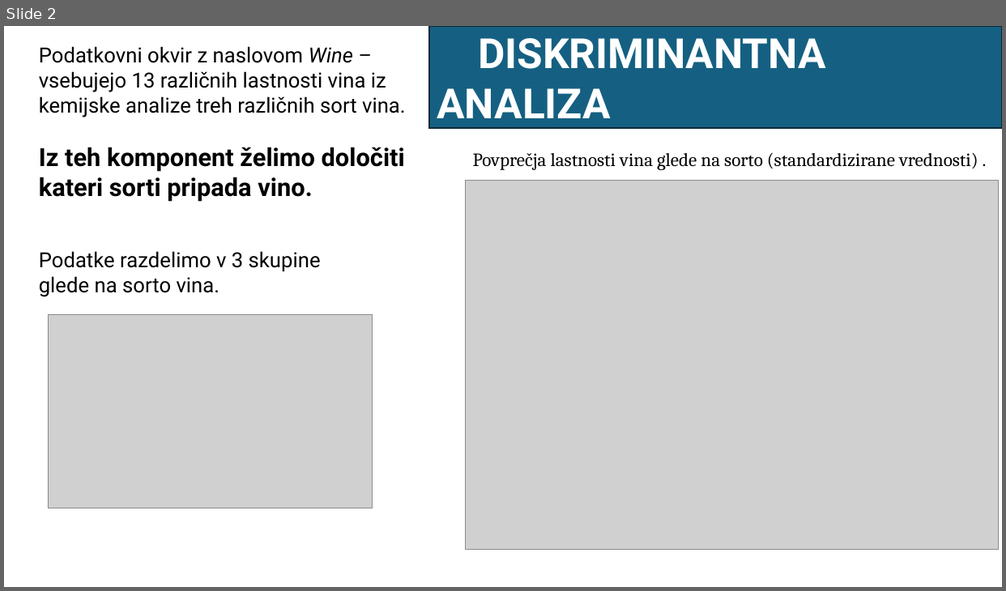
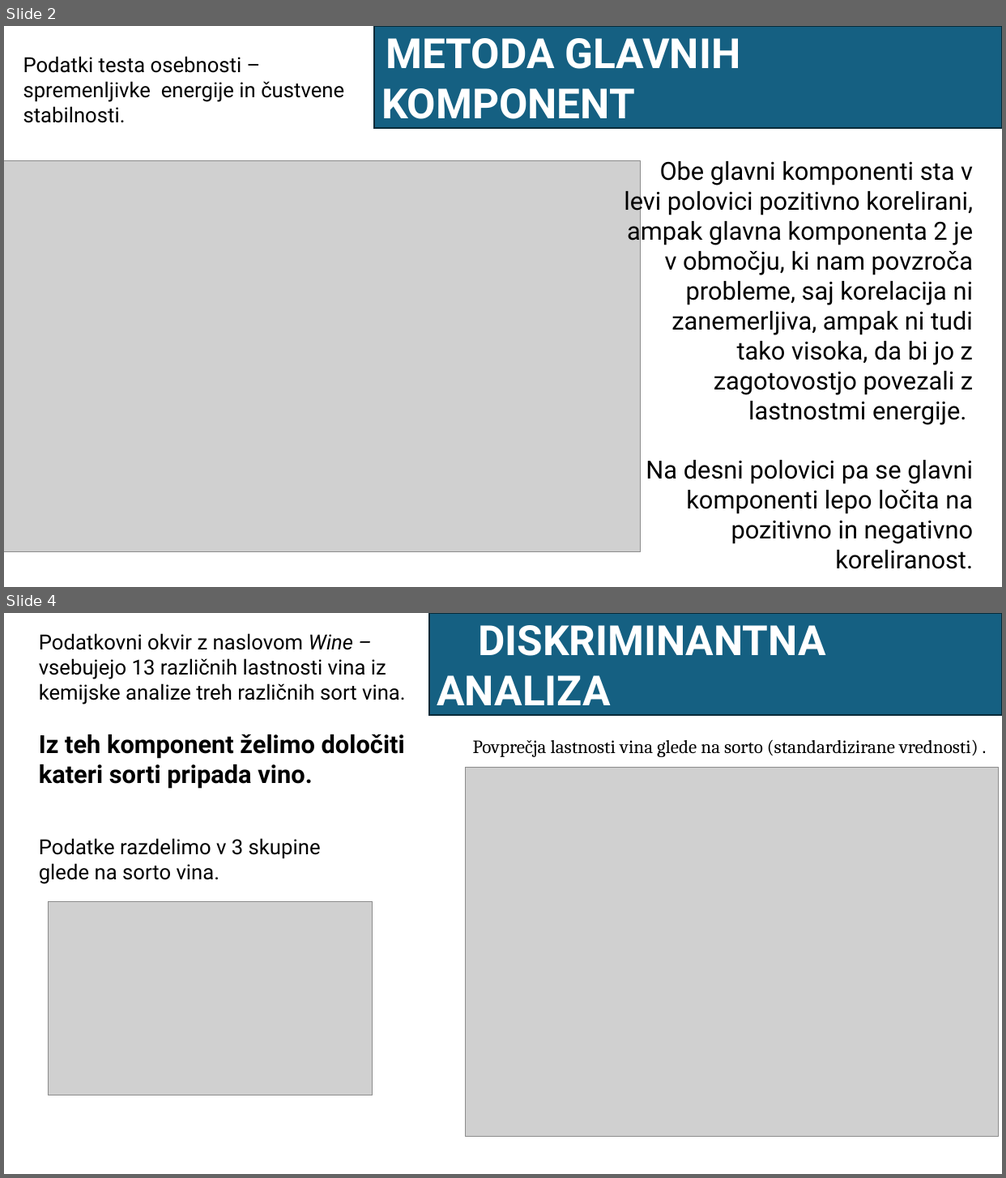
Before and after one commit to nezakrzan/viri_podatkov, a slide deck: multivariatna_analiza/predstavitev_domacih_nalog/pred.pptx. Shown one above the other, each under a label of ours: slide 2 before the commit, slides 2 and 4 after it; the slides between them are not shown. The pictures are 1006x591 and 1006x1178 pixels, drawn with LibreOffice and Linux fonts; fonts in the diff are those of the drawing; grey boxes stand for pictures. Boxes give left, top, right and bottom in pixels: in the first picture for what was removed or moved away, otherwise in the second. Text is boxed around its words. In the diff, an @@ line names an element or a change of style, - is before the commit and + after.

```diff
--- a/multivariatna_analiza/predstavitev_domacih_nalog/pred.pptx
+++ b/multivariatna_analiza/predstavitev_domacih_nalog/pred.pptx
@@ slide 2 added at bbox=[4, 26, 1002, 587], background #FFFFFF @@
@@ rectangle added at bbox=[374, 26, 1002, 128], fill #156082, outline #092A39 1.5 pt, 40 pt, text #FFFFFF, bold @@
+METODA GLAVNIH KOMPONENT
@@ text added at bbox=[23, 56, 344, 123], 20 pt, text #000000 @@
+Podatki testa osebnosti – spremenljivke energije in čustvene stabilnosti.
@@ picture added at bbox=[4, 160, 641, 552] @@
@@ text added at bbox=[624, 161, 973, 544], 24 pt, text #000000 @@
+Obe glavni komponenti sta v levi polovici pozitivno korelirani, ampak glavna komponenta 2 je v območju, ki nam povzroča probleme, saj korelacija ni zanemerljiva, ampak ni tudi tako visoka, da bi jo z zagotovostjo povezali z lastnostmi energije.
+Na desni polovici pa se glavni komponenti lepo ločita na pozitivno in negativno koreliranost.
@@ what was slide 2 is now slide 4 @@
```
Also in this commit, not shown: 1 slide changed, 1 other slide added, 3 other files.
